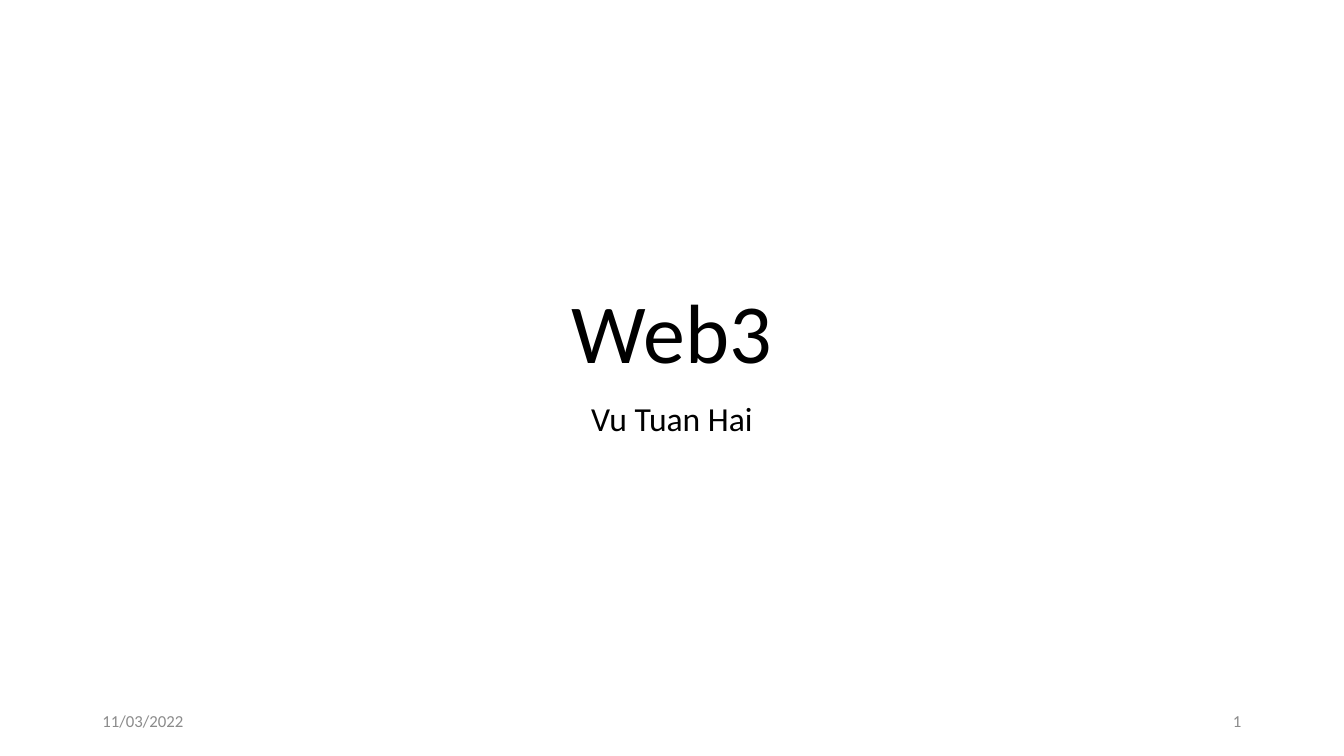
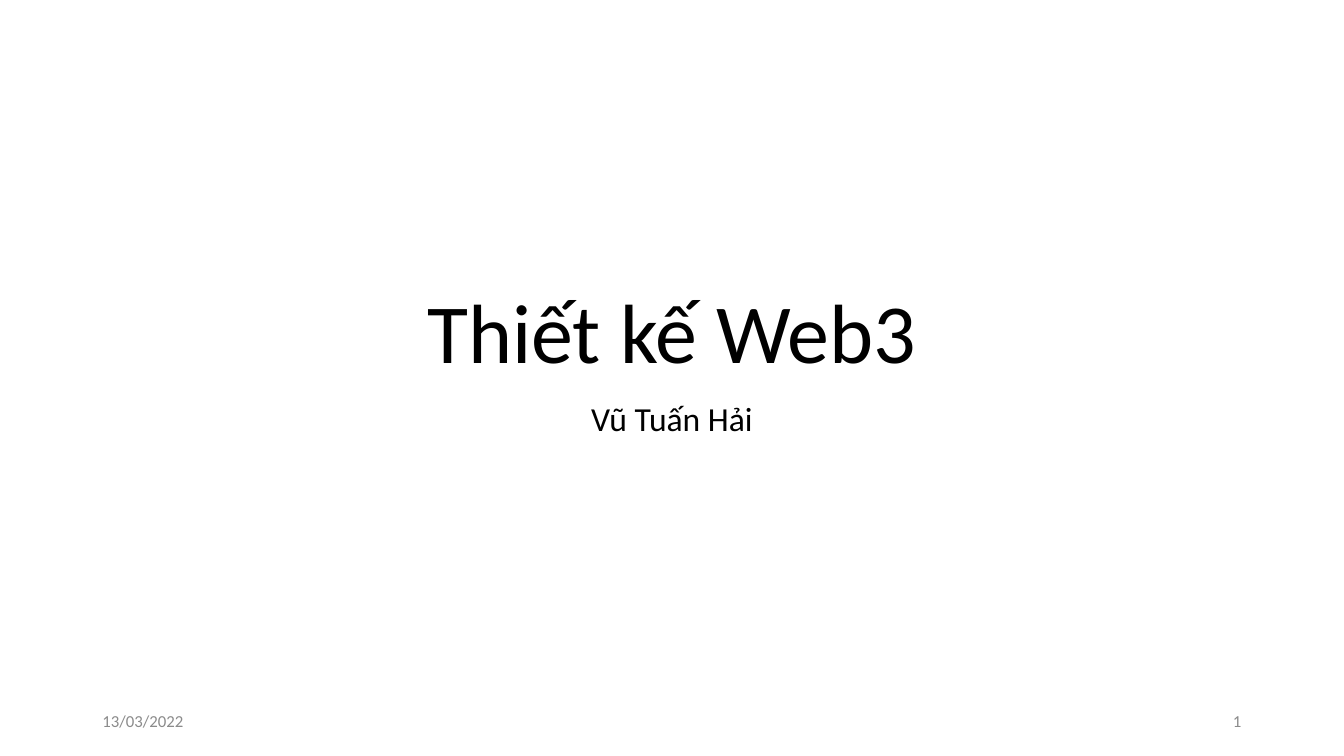
Before and after one commit to vutuanhai237/CourseMaterials, a slide deck: slide 1 of Web3/Slide.pptx. Drawn at 1344x756 pixels with LibreOffice and Linux fonts; fonts in the diff are those of the drawing. Boxes give left, top, right and bottom in pixels: in the first picture for what was removed or moved away, otherwise in the second. Text is boxed around its words. In the diff, an @@ line names an element or a change of style, - is before the commit and + after.

```diff
--- a/Web3/Slide.pptx
+++ b/Web3/Slide.pptx
@@ title at (427, 300, 916, 364): text changed @@
-Web3
+Thiết kế Web3
@@ subtitle at (591, 405, 753, 432): text changed @@
-Vu Tuan Hai
+Vũ Tuấn Hải
@@ text at (102, 715, 183, 728): text changed @@
-11/03/2022
+13/03/2022
```
Also in this commit, not shown: 15 other slides changed, 9 other files.
